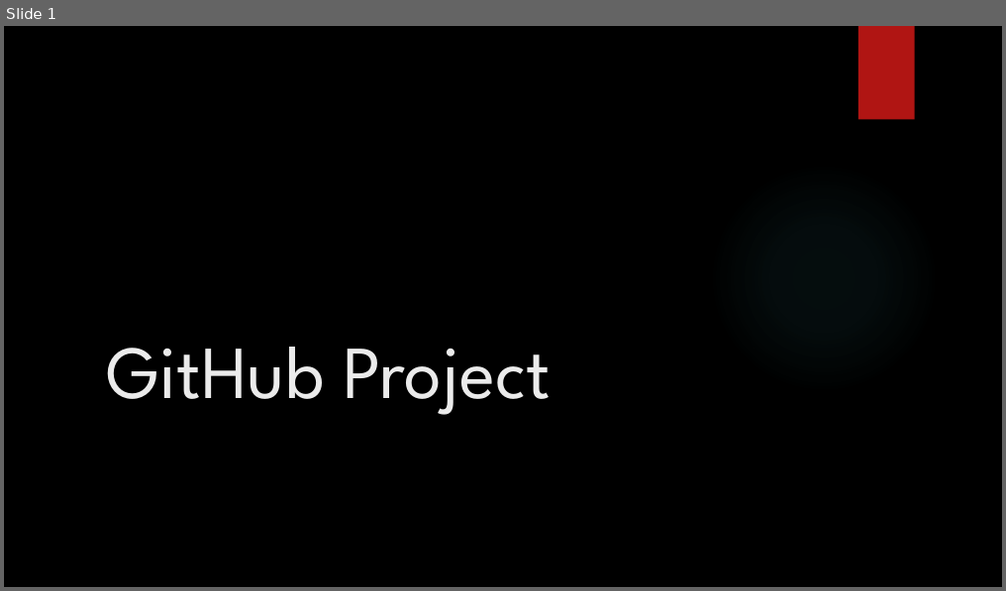
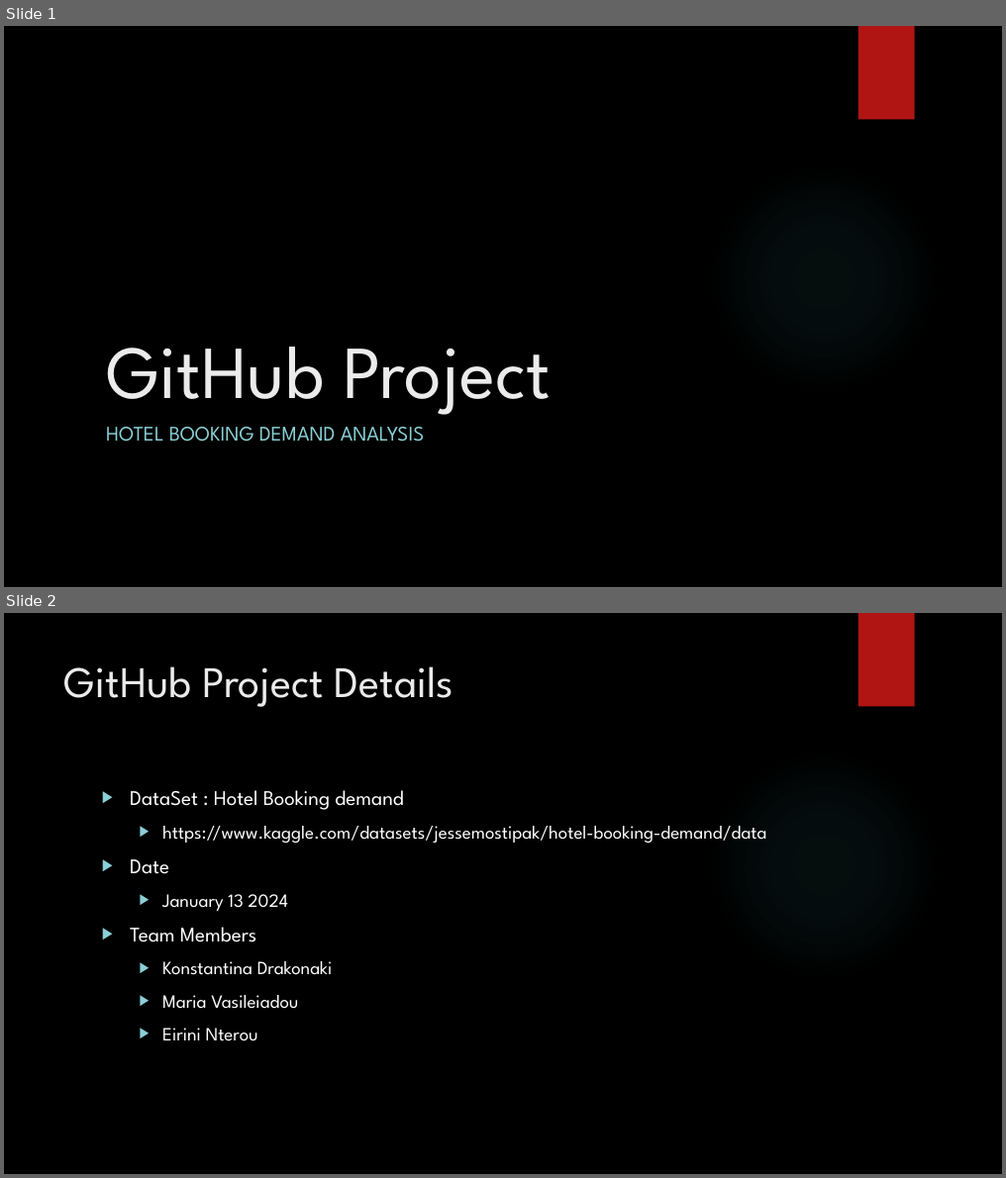
Before and after one commit to Konadrak/GitHub_Project_1a-Team_A, a slide deck: Presentation/GitHub Project Presentation.pptx. Shown one above the other, each under a label of ours: slide 1 before the commit, slides 1 and 2 after it. The pictures are 1006x591 and 1006x1178 pixels, drawn with LibreOffice and Linux fonts; fonts in the diff are those of the drawing; background and template pictures are left out. Boxes give left, top, right and bottom in pixels: in the first picture for what was removed or moved away, otherwise in the second. Text is boxed around its words. In the diff, an @@ line names an element or a change of style, - is before the commit and + after.

Commit message:
Analysis and Presentation

```diff
--- a/Presentation/GitHub Project Presentation.pptx
+++ b/Presentation/GitHub Project Presentation.pptx
@@ slide 2 added at (4,613,1002,1174), background picture (left out); not listed: 2 template elements that a slide beside it also shows @@
@@ title added at (64,666,453,707), 42 pt, text #EBEBEB @@
+GitHub Project Details
@@ text added at (130,790,766,1042), 18 pt, text #FFFFFF @@
+▶ DataSet : Hotel Booking demand
+  ▶ https://www.kaggle.com/datasets/jessemostipak/hotel-booking-demand/data
+▶ Date
+  ▶ January 13 2024
+▶ Team Members
+  ▶ Konstantina Drakonaki
+  ▶ Maria Vasileiadou
+  ▶ Eirini Nterou
@@ slide 1 changed as well @@
@@ subtitle added at (106,427,425,442), 20 pt, text #8AD0D6 @@
+HOTEL BOOKING DEMAND ANALYSIS
```
Also in this commit, not shown: 11 other slides added, 2 slides removed, 3 other files.
